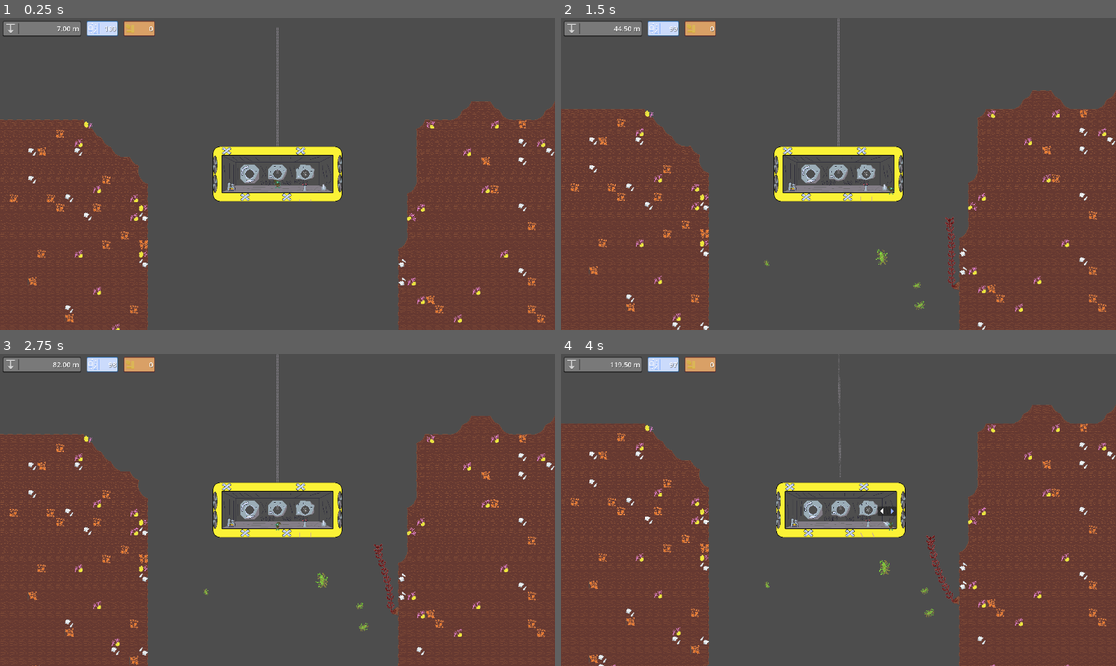
Above: before the commit, frames 1-4 (two rows, left to right).
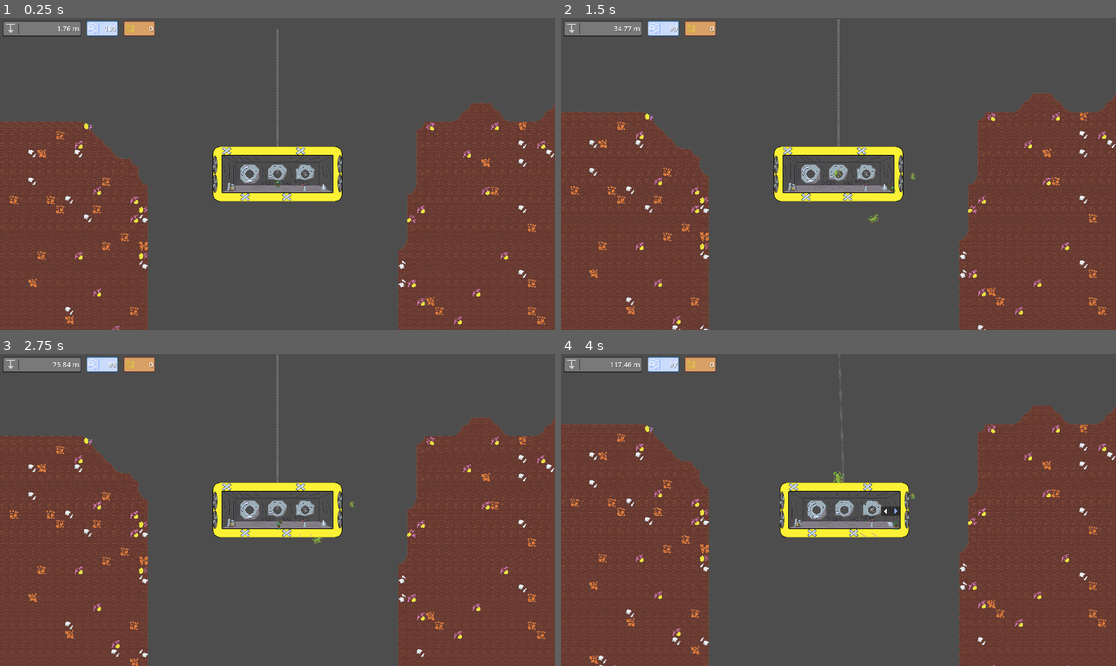
Above: after the commit, the same moments.

Repository: DSurguy/spring-2024-2d-jam
Game: Godot game, scene res://scenes/GameScene/GameScene.tscn
The game is run twice, just before and just after one commit, with the same random seed, the same clock (stepped at 60 frames per second) and the same inputs. This scene is started directly instead of the project's main scene. Sound files missing from this copy of the repository are replaced by a short silence.
Inputs (mouse positions are in pixels of both pictures, inside the frame that each line leads up to):
- Up to frame 1 (0.25 s): no input
- Up to frame 2 (1.5 s): tap Enter (ui_accept) at 0.5, 0.77 s; move the mouse to (960, 158) at 0.52 s; hold D (move_right) from 0.53 s (still down); tap Down (aim_down) at 0.6 s; move the mouse to (727, 189) at 1.27 s; tap Left (aim_left) at 1.35 s
- Up to frame 3 (2.75 s): tap Enter (ui_accept) at 1.52 s; move the mouse to (333, 441) at 2.02 s; release D (move_right) at 2.03 s; hold A (move_left) from 2.03 s (still down); tap Right (aim_right) at 2.1 s
- Up to frame 4 (4 s): move the mouse to (810, 572) at 2.77 s; release A (move_left) at 2.78 s; hold D (move_right) from 2.78 s (still down); tap Up (aim_up) at 2.85 s; tap Enter (ui_accept) at 3.02, 3.77 s; move the mouse to (1005, 556) at 3.52 s; tap E (interact) at 3.6 s

The runs differ from the first frame. In frame 1, 5.2% of the frame differs, in the area x 0-100%, y 2-100%; in frame 2, 6.5%; in frame 3, 5.9%; in frame 4, 7.9%, in the area x 0-100%, y 0-100%.

Commit message:
extremely RIGID sub

Diff:
--- a/scenes/GameScene/Plants/PlantDirector.gd
+++ b/scenes/GameScene/Plants/PlantDirector.gd
@@ -28,7 +28,7 @@
 
 func _handle_descent_process(delta):
 	# TODO: Actually make this garbage spawn off screen
-	var spawn_y_position = submarine_node.position.y + spawn_y_offset_const + submarine_node.descent_speed * spawn_y_offset_mult
+	var spawn_y_position = submarine_node.position.y + spawn_y_offset_const + submarine_node.velocity.y * spawn_y_offset_mult
 	$Rays.position.y = spawn_y_position
 	$Rays/LeftRay.force_raycast_update()
 	$Rays/RightRay.force_raycast_update()
--- a/scenes/GameScene/Stations/Helm.gd
+++ b/scenes/GameScene/Stations/Helm.gd
@@ -20,7 +20,7 @@
 			button_audio.play()
 
 		var direction = Input.get_axis("move_left", "move_right")
-		sub.directionX = direction
+		sub.helm_direction = Vector2(direction, 0)
 
 		if direction:
 			engine_audio.start()
@@ -38,7 +38,7 @@
 
 func deactivate():
 	print("helm deactivated")
-	sub.directionX = 0
+	sub.helm_direction = Vector2.ZERO
 	engine_audio.stop()
 	ui.visible = false
 
--- a/scenes/GameScene/Submarine.gd
+++ b/scenes/GameScene/Submarine.gd
@@ -1,4 +1,4 @@
-class_name Submarine extends Node2D
+class_name Submarine extends RigidBody2D
 
 signal player_died
 signal death_restart_timeout
@@ -7,7 +7,7 @@
 @onready var button_audio: ButtonAudio = $ButtonAudio
 @onready var ascent_audio: AscentAudio = $AscentAudio
 @onready var sub_bonk_audio: AudioStreamPlayer = $SubBonkAudio.get_child(0)
-@onready var hull : StaticBody2D = $Hull_Collider
+#@onready var hull : StaticBody2D = $Hull_Collider
 @onready var oxygen: Oxygen = $Oxygen
 @onready var player: Goblin = $Player
 @onready var death_timer: Timer = $DeathRestartTimer
@@ -19,8 +19,8 @@
 
 var descending = true
 var ascending = false
-var descent_speed = 30
-var ascent_acceleration = -0.2
+var descent_force = 70
+var ascent_force = -350
 
 var velocity : Vector2
 var sub_speedX : float = 200
@@ -29,7 +29,10 @@
 var alarm_timer = Timer.new()
 var bonk_move : Vector2
 
-@export var directionX : float = 0
+var lateral_move_force = 400
+@onready var rigidbody:RigidBody2D = $Hull/RigidBody2D
+
+@export var helm_direction : Vector2 = Vector2.ZERO
 
 # Called when the node enters the scene tree for the first time.
 func _ready():
@@ -37,11 +40,12 @@
 	oxygen.max_oxygen = GameState.max_oxygen
 	oxygen.reset()
 	oxygen.start_depleting()
-	if !GameState.enable_scythe : scythe.hide()
-	if GameState.ascent_upgrade :
-		ascent_acceleration *= 2
-	if GameState.speed_upgrade != 0 :
-		sub_speedX += (speed_upgrade_value * GameState.speed_upgrade)
+	if !GameState.enable_scythe:
+		scythe.queue_free()
+	#if GameState.ascent_upgrade:
+		#ascent_acceleration *= 2
+	#if GameState.speed_upgrade != 0:
+		#sub_speedX += (speed_upgrade_value * GameState.speed_upgrade)
 
 	bonk_timer.one_shot = true
 	add_child(bonk_timer)
@@ -51,35 +55,22 @@
 # Called every frame. 'delta' is the elapsed time since the previous frame.
 func _process(delta):
 	handle_low_oxygen()
-	if bonk_timer.is_stopped():
-		velocity.x = lerp(velocity.x, sub_speedX * directionX, 0.01)
-	else : velocity.x = lerp(velocity.x, 0.0, 0.005)
 
+		# TODO: sub_bonk_audio.play()
+	#else :
+		#bonk_timer.start(0.5)
+
+func _physics_process(delta):
+	if helm_direction.length() > 0:
+		apply_central_force(helm_direction * lateral_move_force)
+
+	var move_force = 0
 	if descending:
-		velocity.y = descent_speed
+		move_force = descent_force
+	elif ascending:
+		move_force = ascent_force
 
-	if ascending:
-		velocity.y += ascent_acceleration
-
-	var final_move = velocity * delta
-	if !hull.test_move(transform, final_move):
-		position += final_move
-		if ascending && velocity.y < -1500 : velocity.y = -1500
-	elif bonk_timer.is_stopped():
-		bonk_timer.start(0.5)
-		velocity.x *= -0.5
-
-		var bonk_direction = 0
-		if ray_left: bonk_direction = -1
-		elif ray_right: bonk_direction = 1
-		bonk_move.x = bonk_direction
-		bonk_move.y = 0
-		oxygen.add_oxygen(-5)
-		sub_bonk_audio.play()
-
-	else :
-		bonk_timer.start(0.5)
-		position += bonk_move
+	apply_central_force(Vector2.DOWN * move_force)
 
 	var camera = get_parent().get_node("Camera2D")
 	camera.position.y = position.y
--- a/scenes/GameScene/submarine.tscn
+++ b/scenes/GameScene/submarine.tscn
@@ -2,21 +2,68 @@
 
 [ext_resource type="Script" path="res://scenes/GameScene/Submarine.gd" id="1_0ojk1"]
 [ext_resource type="PackedScene" uid="uid://bvg3k0vq6qxxn" path="res://scenes/GameScene/player.tscn" id="2_7br66"]
-[ext_resource type="PackedScene" uid="uid://o1a2g3k6pytn" path="res://scenes/GameScene/hull.tscn" id="3_jwyqe"]
-[ext_resource type="TileSet" uid="uid://ysb2iug31w84" path="res://assets/resources/hull_temp_tilemap.tres" id="3_xjmhw"]
 [ext_resource type="PackedScene" uid="uid://cx532280ahds" path="res://scenes/GameScene/Stations/helm.tscn" id="4_j4e8l"]
-[ext_resource type="PackedScene" uid="uid://2rgbohrumi7m" path="res://scenes/Audio/Music.tscn" id="4_yekdg"]
+[ext_resource type="PackedScene" path="res://scenes/Audio/Music.tscn" id="4_yekdg"]
 [ext_resource type="PackedScene" uid="uid://dk2uw3lvlbwaq" path="res://scenes/GameScene/Stations/ascend.tscn" id="5_qpvru"]
 [ext_resource type="PackedScene" path="res://scenes/Audio/ButtonAudio.tscn" id="5_ystk1"]
 [ext_resource type="PackedScene" uid="uid://bwx2jvgrx18uh" path="res://scenes/GameScene/Stations/scythe.tscn" id="6_8gp6i"]
-[ext_resource type="PackedScene" uid="uid://bsym0ymicj3gw" path="res://scenes/GameScene/Oxygen.tscn" id="6_lobel"]
-[ext_resource type="PackedScene" uid="uid://cxta2ydmd1oka" path="res://scenes/Audio/AscentAudio.tscn" id="8_80dgj"]
+[ext_resource type="PackedScene" uid="uid://crlshnis8tvt4" path="res://scenes/GameScene/Oxygen.tscn" id="6_lobel"]
+[ext_resource type="PackedScene" path="res://scenes/Audio/AscentAudio.tscn" id="8_80dgj"]
 [ext_resource type="PackedScene" uid="uid://dhpkwwwvwguk5" path="res://scenes/GameScene/Stations/trawl.tscn" id="10_7jlvt"]
-[ext_resource type="PackedScene" uid="uid://r0bdebyyubdw" path="res://scenes/Audio/SubBonkAudio.tscn" id="11_yt1va"]
+[ext_resource type="PackedScene" uid="uid://h5ihk2q0q8qd" path="res://scenes/Audio/SubBonkAudio.tscn" id="11_yt1va"]
 [ext_resource type="Texture2D" uid="uid://jplsvgwsidud" path="res://assets/sprites/sub.png" id="14_r2bkw"]
 
-[node name="Submarine" type="Node2D"]
+[sub_resource type="RectangleShape2D" id="RectangleShape2D_26upc"]
+size = Vector2(448, 32)
+
+[sub_resource type="RectangleShape2D" id="RectangleShape2D_cx8th"]
+size = Vector2(27, 131)
+
+[node name="Submarine" type="RigidBody2D"]
+collision_layer = 136
+collision_mask = 128
+gravity_scale = 0.0
+lock_rotation = true
+linear_damp = 2.0
 script = ExtResource("1_0ojk1")
+
+[node name="CollisionPolygon2D" type="CollisionPolygon2D" parent="."]
+polygon = PackedVector2Array(-192, -96, 192, -96, 224, -64, 224, 65, 193, 96, -193, 96, -224, 64, -224, -65)
+
+[node name="Hull" type="Node2D" parent="."]
+
+[node name="StaticBody2D" type="StaticBody2D" parent="Hull"]
+collision_layer = 2
+collision_mask = 2
+
+[node name="Floor" type="CollisionShape2D" parent="Hull/StaticBody2D"]
+position = Vector2(0, 78)
+shape = SubResource("RectangleShape2D_26upc")
+
+[node name="Ceiling" type="CollisionShape2D" parent="Hull/StaticBody2D"]
+position = Vector2(0, -86)
+shape = SubResource("RectangleShape2D_26upc")
+
+[node name="WallLeft" type="CollisionShape2D" parent="Hull/StaticBody2D"]
+position = Vector2(-210.5, -4)
+shape = SubResource("RectangleShape2D_cx8th")
+
+[node name="WallRight" type="CollisionShape2D" parent="Hull/StaticBody2D"]
+position = Vector2(210, -4)
+shape = SubResource("RectangleShape2D_cx8th")
+
+[node name="ButtonAudio" parent="." instance=ExtResource("5_ystk1")]
+
+[node name="Oxygen" parent="." instance=ExtResource("6_lobel")]
+
+[node name="SubBonkAudio" parent="." instance=ExtResource("11_yt1va")]
+
+[node name="AscentAudio" parent="." instance=ExtResource("8_80dgj")]
+
+[node name="DeathRestartTimer" type="Timer" parent="."]
+wait_time = 3.0
+
+[node name="Music" parent="." instance=ExtResource("4_yekdg")]
 
 [node name="ColorRect" type="ColorRect" parent="."]
 visible = false
@@ -46,14 +93,6 @@
 [node name="Player" parent="." instance=ExtResource("2_7br66")]
 z_index = 15
 
-[node name="Sprite" type="TileMap" parent="."]
-tile_set = ExtResource("3_xjmhw")
-rendering_quadrant_size = 32
-format = 2
-layer_0/tile_data = PackedInt32Array(196602, 65536, 1, 196603, 65536, 1, 196604, 65536, 1, 196605, 65536, 1, 196606, 65536, 1, 196607, 65536, 1, 131072, 65536, 1, 131073, 65536, 1, 131074, 65536, 1, 131075, 65536, 1, 131076, 65536, 1, 131077, 65536, 1, 65542, 65536, 1, 6, 65536, 1, -65530, 65536, 1, -131066, 65536, 1, -196603, 65536, 1, -196604, 65536, 1, -196605, 65536, 1, -196606, 65536, 1, -196607, 65536, 1, -196608, 65536, 1, -131073, 65536, 1, -131074, 65536, 1, -131075, 65536, 1, -131076, 65536, 1, -131077, 65536, 1, -131078, 65536, 1, -65543, 65536, 1, -7, 65536, 1, 65529, 65536, 1, 131065, 65536, 1, -196602, 131072, 0, -131079, 0, 0, 196601, 0, 2, 131078, 131072, 2)
-
-[node name="Hull_Collider" parent="." instance=ExtResource("3_jwyqe")]
-
 [node name="raycast_right" type="RayCast2D" parent="."]
 position = Vector2(192, 97)
 target_position = Vector2(32, 0)
@@ -62,22 +101,6 @@
 position = Vector2(-192, 97)
 target_position = Vector2(-32, 0)
 
-[node name="ButtonAudio" parent="." instance=ExtResource("5_ystk1")]
-
-[node name="Oxygen" parent="." instance=ExtResource("6_lobel")]
-
-[node name="Stations2" type="Node2D" parent="."]
-position = Vector2(0, 12)
-
-[node name="SubBonkAudio" parent="." instance=ExtResource("11_yt1va")]
-
-[node name="AscentAudio" parent="." instance=ExtResource("8_80dgj")]
-
-[node name="DeathRestartTimer" type="Timer" parent="."]
-wait_time = 3.0
-
-[node name="Music" parent="." instance=ExtResource("4_yekdg")]
-
 [node name="Sprite2D" type="Sprite2D" parent="."]
 z_index = 5
 texture = ExtResource("14_r2bkw")
Not shown: 1 places in scenes/Audio/SubBonkAudio.tscn that only renumber resources
Not shown: 1 places in scenes/GameScene/GameScene.tscn that only renumber resources
Not shown: 1 places in scenes/GameScene/hull.tscn that only renumber resources
Not shown: 1 places in scenes/UI/Level/LevelProgress/ProgressLabelSetting.tres that only renumber resources
